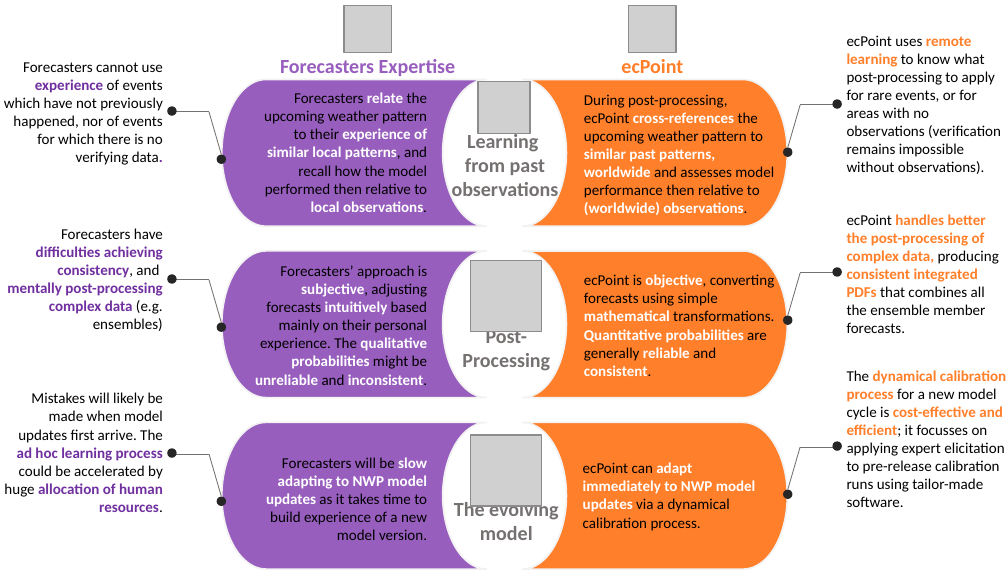
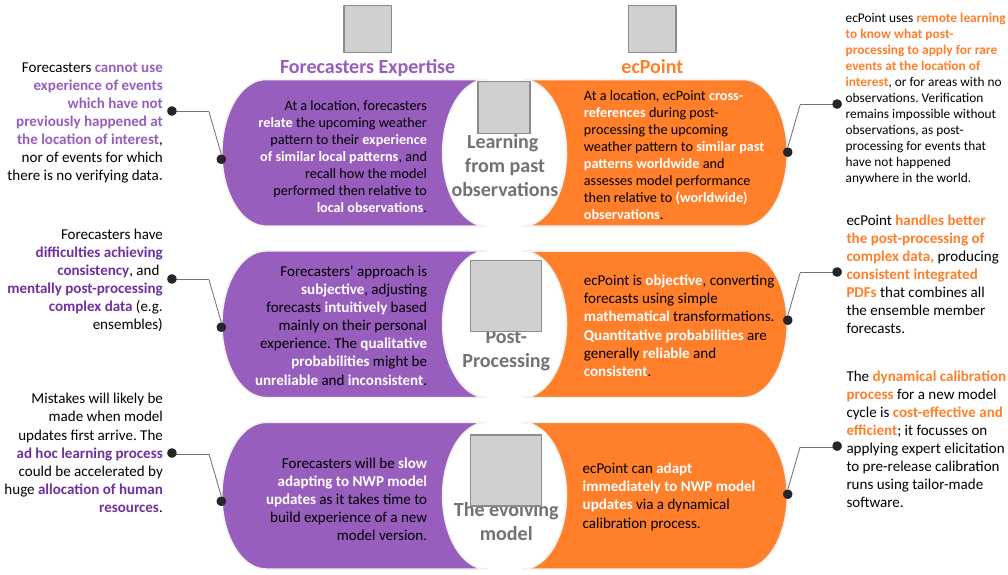
Before and after one commit to FatimaPillosu/OperUse_ecPointRainfall, a slide deck: slide 1 of Manuscript/Figures/Data_Comparison_ecPoint_ForecastersExpertise.pptx. Drawn at 1008x575 pixels with LibreOffice and Linux fonts; fonts in the diff are those of the drawing; grey boxes stand for pictures. Boxes give left, top, right and bottom in pixels: in the first picture for what was removed or moved away, otherwise in the second. Text is boxed around its words. In the diff, an @@ line names an element or a change of style, - is before the commit and + after.

```diff
--- a/Manuscript/Figures/Data_Comparison_ecPoint_ForecastersExpertise.pptx
+++ b/Manuscript/Figures/Data_Comparison_ecPoint_ForecastersExpertise.pptx
@@ text at bbox=[846, 12, 1005, 184]: text changed; size 9 to 8 pt @@
-ecPoint uses remote learning to know what post-processing to apply for rare events, or for areas with no observations (verification remains impossible without observations).
+ecPoint uses remote learning to know what post-processing to apply for rare events at the location of interest, or for areas with no observations. Verification remains impossible without observations, as post-processing for events that have not happened anywhere in the world.
@@ text at bbox=[7, 62, 163, 183]: text changed; text colour #000000 to #985EBE; bold on @@
-Forecasters cannot use experience of events which have not previously happened, nor of events for which there is no verifying data.
+Forecasters cannot use experience of events which have not previously happened at the location of interest, nor of events for which there is no verifying data.
@@ text at bbox=[258, 100, 427, 212]: text changed; size 9 to 8.5 pt @@
-Forecasters relate the upcoming weather pattern to their experience of similar local patterns, and recall how the model performed then relative to local observations.
+At a location, forecasters relate the upcoming weather pattern to their experience of similar local patterns, and recall how the model performed then relative to local observations.
@@ text at bbox=[584, 90, 764, 219]: text changed; size 9 to 8.5 pt @@
-During post-processing, ecPoint cross-references the upcoming weather pattern to similar past patterns, worldwide and assesses model performance then relative to (worldwide) observations.
+At a location, ecPoint cross-references during post-processing the upcoming weather pattern to similar past patterns worldwide and assesses model performance then relative to (worldwide) observations.
```
Also in this commit, not shown: 8 other files.
